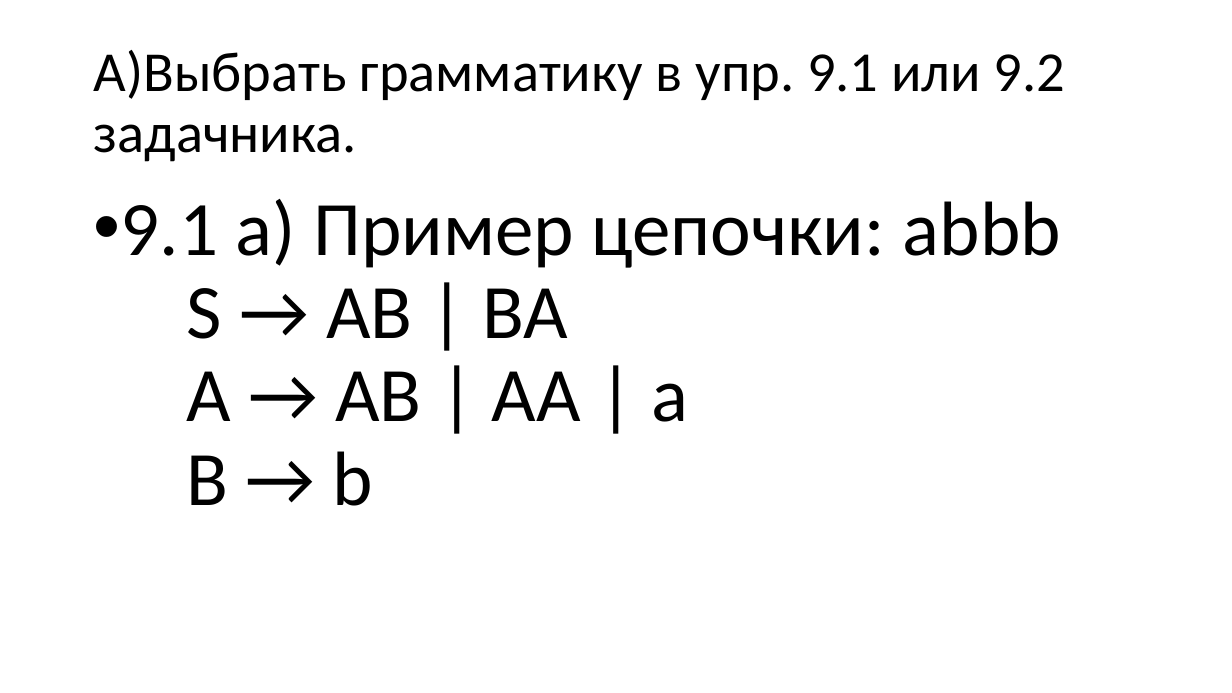
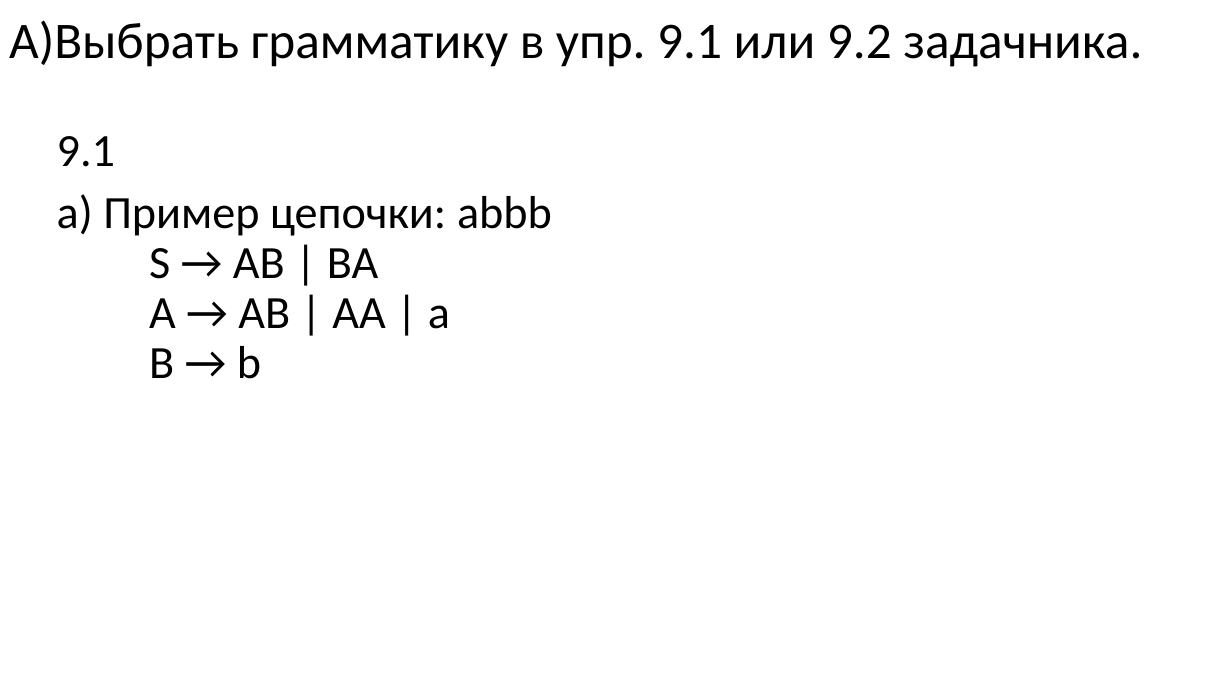
Before and after one commit to goddamnteam/korzun, a slide deck: slide 2 of task7.pptx. Drawn at 1232x693 pixels with LibreOffice and Linux fonts; fonts in the diff are those of the drawing. Boxes give left, top, right and bottom in pixels: in the first picture for what was removed or moved away, otherwise in the second. Text is boxed around its words. In the diff, an @@ line names an element or a change of style, - is before the commit and + after.

```diff
--- a/task7.pptx
+++ b/task7.pptx
@@ title "А)Выбрать грамматику в упр. 9.1 ...": place and size @@
-title "А)Выбрать грамматику в упр. 9.1 ..." at <box>94,50,1065,162</box>
+title "А)Выбрать грамматику в упр. 9.1 ..." at <box>9,20,1142,67</box>
@@ title "А)Выбрать грамматику в упр. 9.1 ..." at <box>9,20,1142,67</box>: size 44 to 40 pt @@
@@ text at <box>57,136,552,379</box>: text changed; size 60 to 36 pt @@
-• 9.1 a) Пример цепочки: abbb
-  S → AB | BA
-  A → AB | AA | a
-  B → b
+9.1
+a) Пример цепочки: abbb
+S → AB | BA
+A → AB | AA | a
+B → b
```
Also in this commit, not shown: 19 other slides changed.
